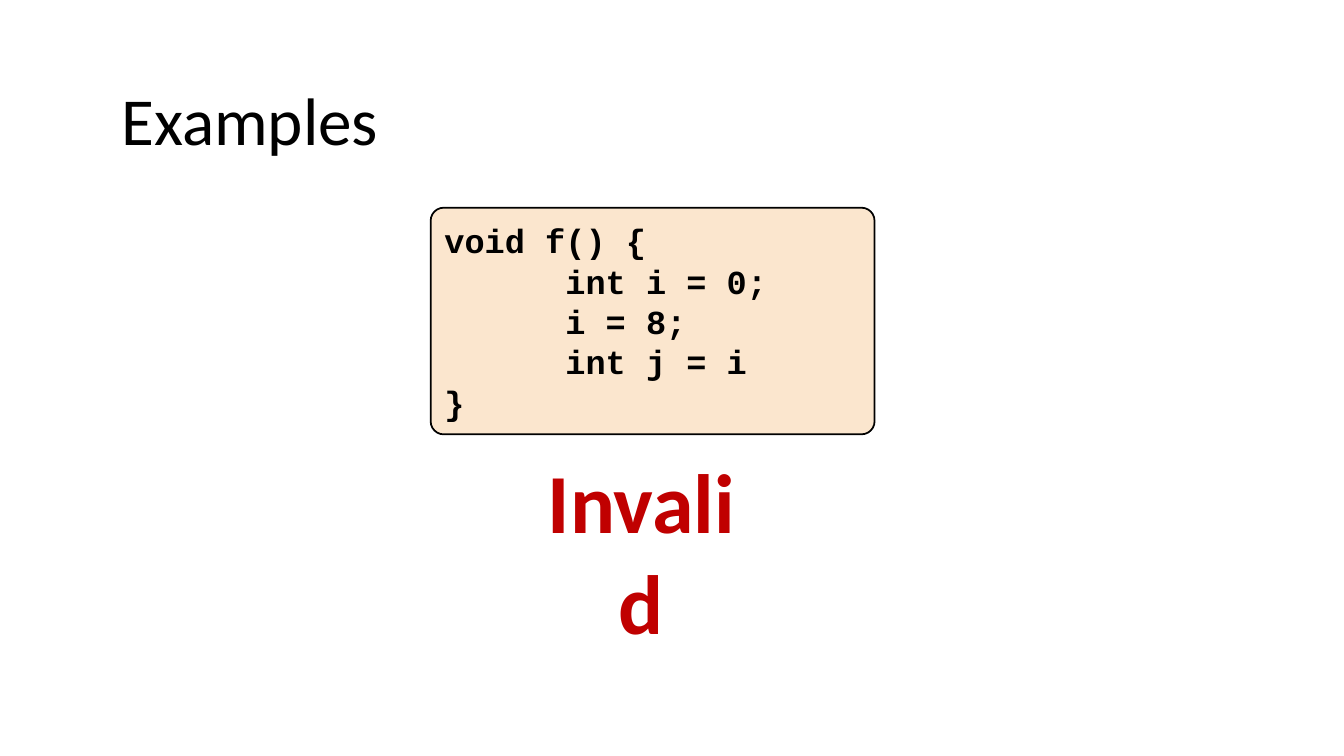
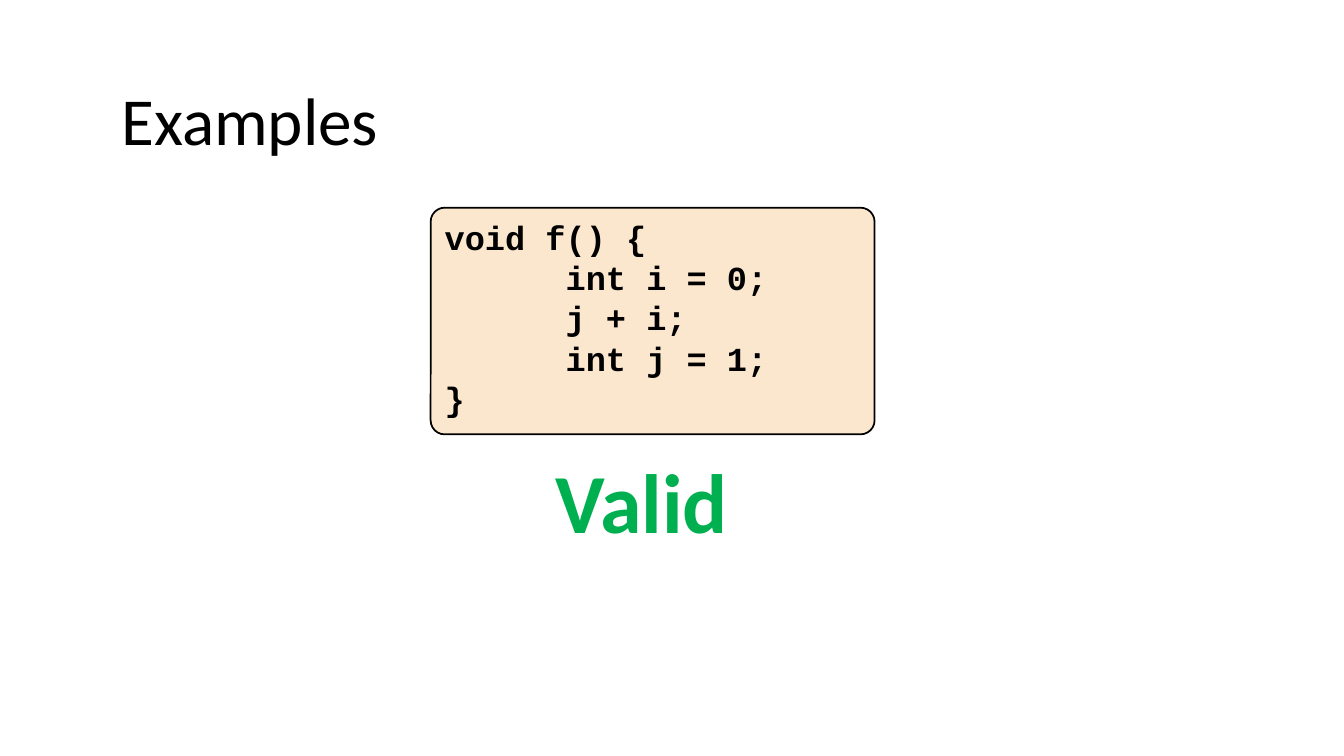
Before and after one commit to nivshani/compilation, a slide deck: slide 17 of slides/top_down_parsing.pptx (slide 19 before the commit). Drawn at 1344x756 pixels with LibreOffice and Linux fonts; fonts in the diff are those of the drawing. Boxes give left, top, right and bottom in pixels: in the first picture for what was removed or moved away, otherwise in the second. Text is boxed around its words. In the diff, an @@ line names an element or a change of style, - is before the commit and + after.

```diff
--- a/slides/top_down_parsing.pptx
+++ b/slides/top_down_parsing.pptx
@@ rounded rectangle "void f() {" at (431,208,874,435): vertical alignment middle to top; proportions changed @@
@@ text in rounded rectangle at (566,306,767,378): text changed @@
-i = 8;
-int j = i
+j + i;
+int j = 1;
@@ text at (555,474,728,534): text changed; text colour #C00000 to #00B050 @@
-Invalid
+Valid
```
Also in this commit, not shown: 17 other slides changed, 3 slides added, 4 slides removed, 1 other file.
